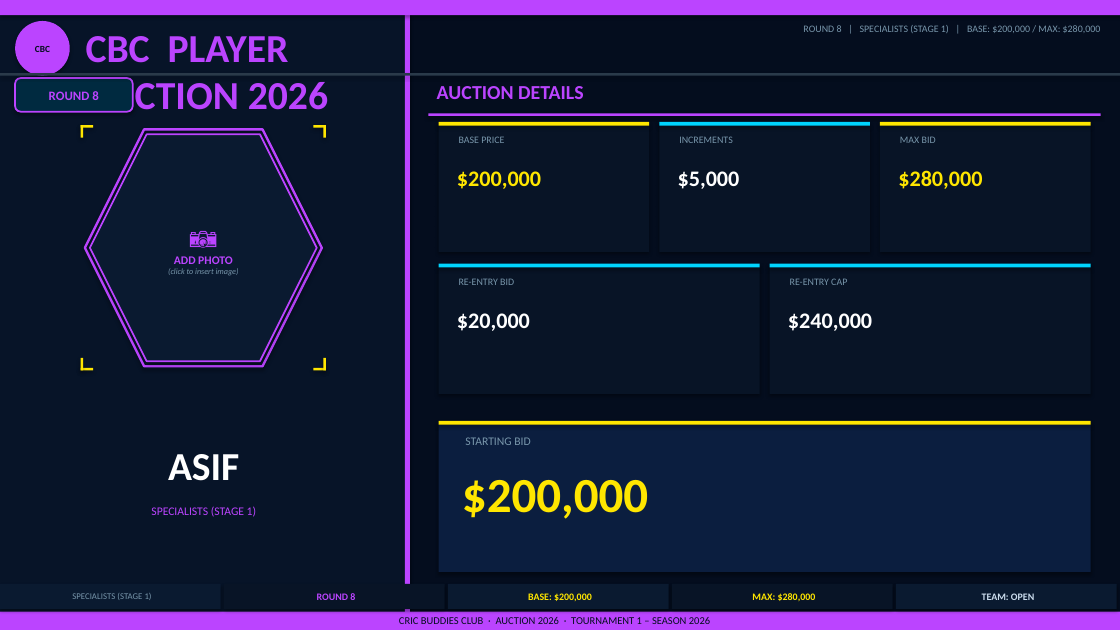
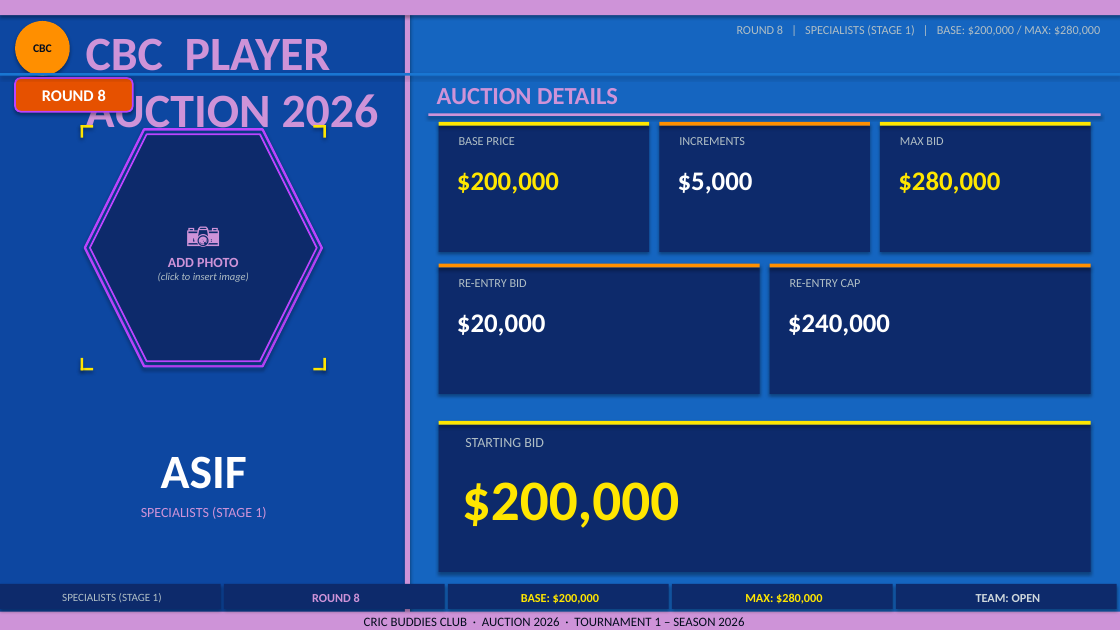
Before and after one commit to minhajz/cbc-storage, a slide deck: slide 37 of cbc-auction-2026.pptx. Drawn at 1120x630 pixels with LibreOffice and Linux fonts; fonts in the diff are those of the drawing. Boxes give left, top, right and bottom in pixels: in the first picture for what was removed or moved away, otherwise in the second. Text is boxed around its words. In the diff, an @@ line names an element or a change of style, - is before the commit and + after.

```diff
--- a/cbc-auction-2026.pptx
+++ b/cbc-auction-2026.pptx
@@ rectangle at [0,0,1120,630]: fill #040D1E to #1565C0 @@
@@ rectangle at [0,0,408,630]: fill #071428 to #0D47A1 @@
@@ ellipse "CBC" at [15,21,70,76]: size 8 to 10 pt; fill #BB44FF to #FF8F00 @@
@@ text "CBC PLAYER AUCTION 2026" at [86,38,379,139]: size 34 to 41 pt, text colour #BB44FF to #CE93D8 @@
@@ rectangle at [0,73,1120,76]: fill #2A3A4A to #1976D2 @@
@@ rounded rectangle "ROUND 8" at [15,78,133,112]: size 11 to 14 pt, text colour #BB44FF to #FFFFFF; fill #002A40 to #E65100 @@
@@ text "AUCTION DETAILS" at [437,88,618,104]: size 17 to 21 pt, text colour #BB44FF to #CE93D8 @@
@@ fill #BB44FF to #CE93D8 in 4 elements at [405,0,410,630], [0,0,1120,15], [0,612,1120,630], [429,113,1101,116] @@
@@ hexagon "📷" at [90,134,317,361]: size 24 to 29 pt in "📷"; text colour #BB44FF to #CE93D8 in "📷", "ADD PHOTO"; size 10 to 12 pt in "ADD PHOTO"; size 7 to 9 pt, text colour #7896AB to #B0BEC5 in "(click to insert image)"; fill #0A1A30 to #0D2A6B @@
@@ fill #081426 to #0D2A6B in 7 elements at [224,584,445,609], [672,584,893,609], [439,126,649,252], [660,126,870,252], [880,126,1091,252], [439,267,760,393], [770,267,1091,393] @@
@@ fill #00D4FF to #FF8F00 in 3 elements at [660,122,870,125], [439,264,760,267], [770,264,1091,267] @@
@@ size 8.5 to 10.5 pt, text colour #7896AB to #B0BEC5 in 6 elements at [737,25,1100,36], [459,137,514,145], [679,137,745,145], [900,137,943,145], [459,279,527,287], [790,279,861,287] @@
@@ size 19 to 23 pt in 5 elements at [457,172,559,194], [678,172,753,194], [898,171,1000,194], [457,314,545,336], [788,314,890,336] @@
@@ text "ASIF" at [161,456,247,489]: size 34 to 41 pt @@
@@ rectangle at [439,424,1091,571]: fill #0B1E3F to #0D2A6B @@
@@ text "STARTING BID" at [465,438,544,447]: size 10 to 12 pt, text colour #7896AB to #B0BEC5 @@
@@ text "$200,000" at [462,482,679,528]: size 42 to 49 pt @@
@@ text "SPECIALISTS (STAGE 1)" at [141,507,266,519]: size 10 to 12 pt, text colour #BB44FF to #CE93D8 @@
@@ text "SPECIALISTS (STAGE 1)" at [62,593,162,602]: size 7.5 to 9.5 pt, text colour #7896AB to #B0BEC5 @@
@@ text "ROUND 8" at [312,593,360,602]: size 8.5 to 10.5 pt, text colour #BB44FF to #CE93D8 @@
@@ text "BASE: $200,000" at [521,594,599,604]: size 8.5 to 10.5 pt @@
@@ text "MAX: $280,000" at [745,593,822,604]: size 8.5 to 10.5 pt @@
@@ fill #0A1A30 to #0D2A6B in 3 elements at [0,584,221,609], [448,584,669,609], [896,584,1117,609] @@
@@ text "TEAM: OPEN" at [976,594,1041,602]: size 8.5 to 10.5 pt, text colour #CCDDEE to #CFD8DC @@
@@ text "CRIC BUDDIES CLUB · AUCTION ..." at [364,617,744,626]: size 9 to 11 pt @@
```
Also in this commit, not shown: 55 other slides changed, 1 other file.
